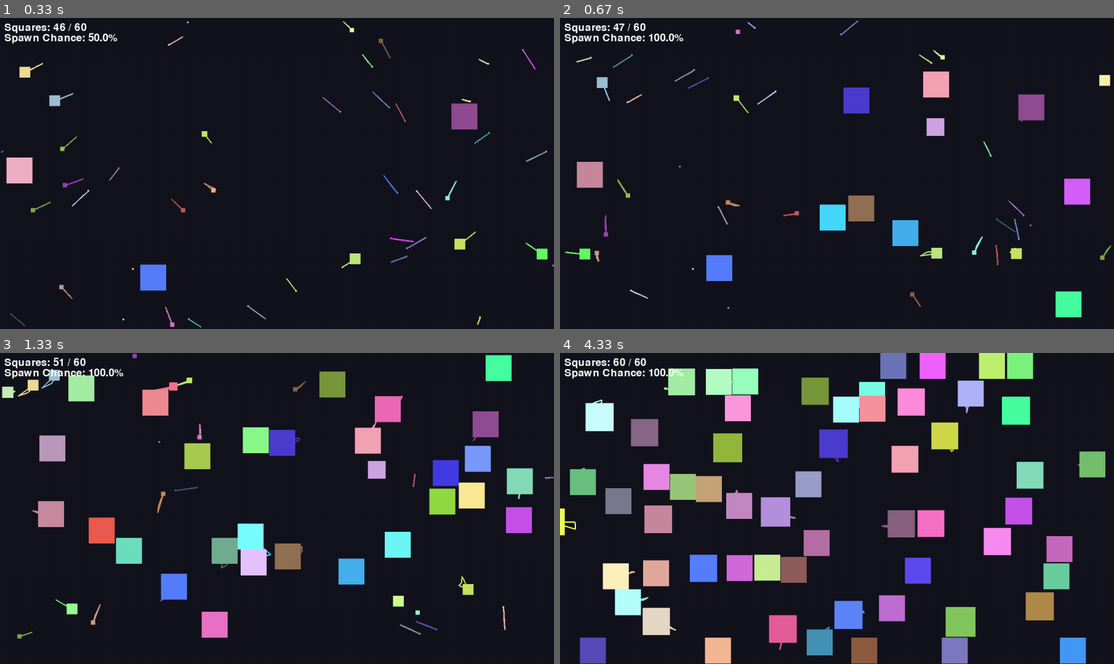
Above: before the commit, frames 1-4 (two rows, left to right).
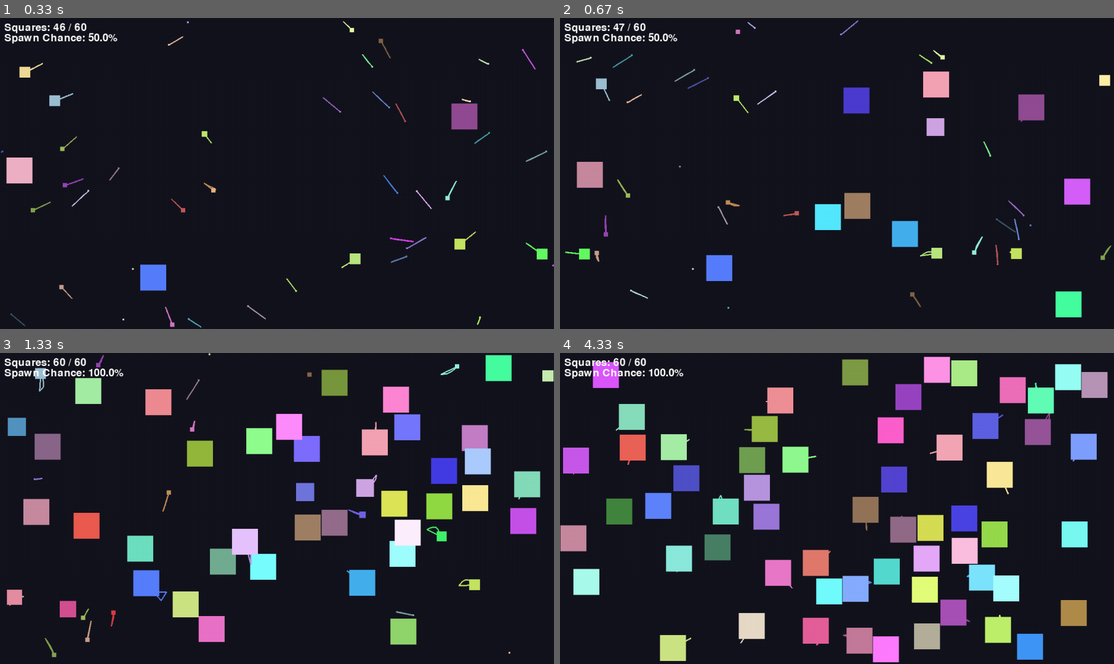
Above: after the commit, the same moments.

Repository: voanhduc0105/lab8-pygame
Game: pygame game, started from main.py
The game is run twice, just before and just after one commit, with the same random seed, the same clock (stepped at 60 frames per second) and the same inputs.
Inputs:
- Up to frame 1 (0.33 s): no input
- Up to frame 2 (0.67 s): no input
- Up to frame 3 (1.33 s): no input
- Up to frame 4 (4.33 s): no input

Frame 1 is identical in both runs. In frame 2, 0.6% of the frame differs, in the area x 2-100%, y 4-78%; in frame 3, 16%; in frame 4, 44%, in the area x 0-99%, y 0-100%.

Commit message:
exam: q9 - animated growth

Diff:
--- a/main.py
+++ b/main.py
@@ -16,6 +16,7 @@
 PROPORTION = 0.5 # 50% max
 TRAIL_LENGTH = 30
 TEST_MODE_ON = True
+GROWTH_SPEED = 500
 
 # Substep to do better checks
 SUBSTEP = 4
@@ -63,6 +64,9 @@
 		# ex 7
 		self.pos_rec = []
 		self.mini_clock = 0 # for control
+
+		# ex 9
+		self.target_size = self.square_size
 
 	def getrect(self):
 		return pygame.Rect(self.x, self.y, self.square_size, self.square_size)
@@ -134,7 +138,7 @@
 			# ex 6: Before this, we wanna make the self bigger, and maybe reset hp too
 			# pipe the value so that the max increase is 50% of its own size
 			# WINDOW_WIDTH//30 is the max size from up top
-			self.square_size += PROPORTION*(store_size/(WINDOW_WIDTH//30))
+			self.target_size += PROPORTION*(store_size/(WINDOW_WIDTH//30))
 			# increase its hp then
 			self.life = self.max_life
 
@@ -273,6 +277,10 @@
 		if self.mini_clock > 4:
 			self.position_record()
 			self.mini_clock = 0
+
+
+		if self.square_size < self.target_size:
+			self.square_size = min(self.square_size + (self.target_size-self.square_size)/GROWTH_SPEED, self.target_size)
 
 		self.life -= dt / steps
 		if random.randint(1, 1000) == 67 and self.tired == 0:
